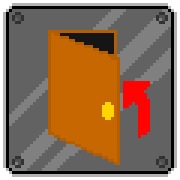
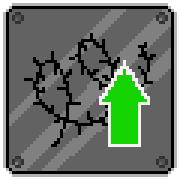
Comparing the layer stacks of the two (180, 180) images. Changes:
showed "arrow", painted on it over [99,60,150,147]
hid "Layer 13" over [123,81,150,138]
hid "Layer 12" over [48,30,120,165]
showed "sprite" over [24,33,156,147]
